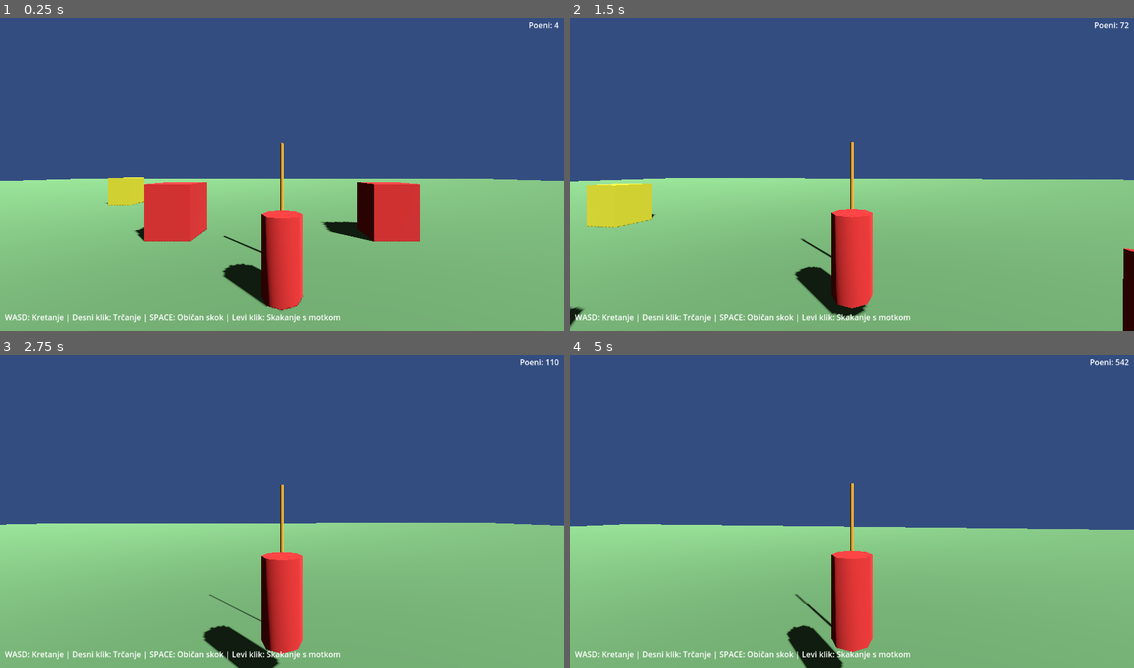
Above: before the commit, frames 1-4 (two rows, left to right).
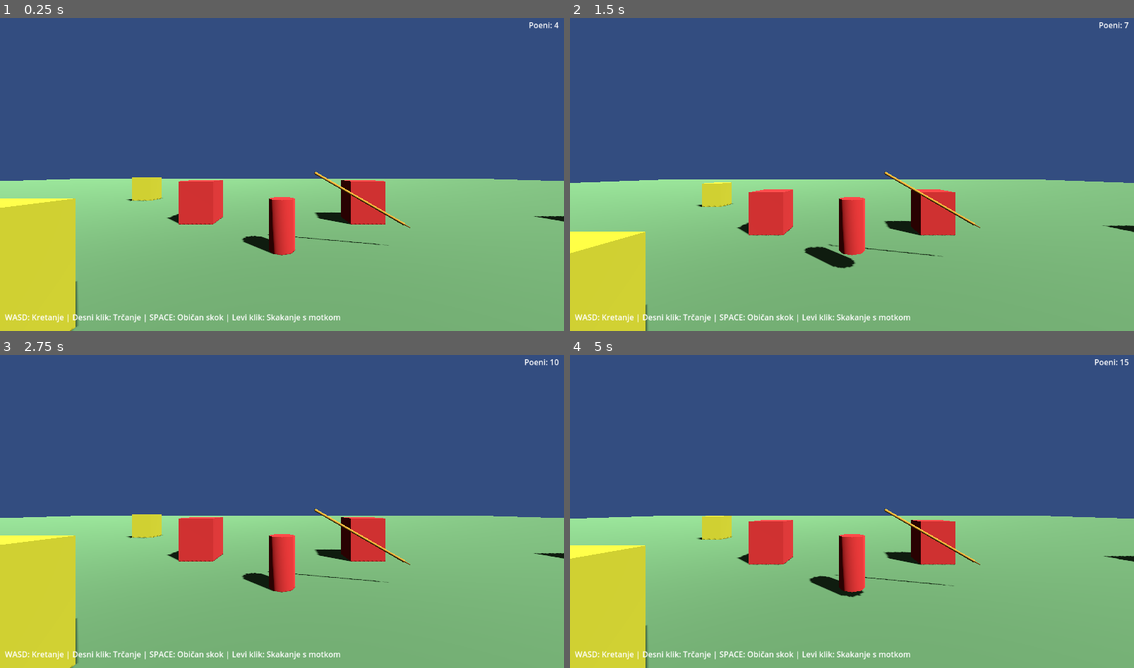
Above: after the commit, the same moments.

Repository: sgazz/YPV
Game: Godot game, scene res://scenes/Main.tscn
Two runs of this game, one before a commit and one after it. Both use one fixed random seed, a clock stepped at 60 frames per second and the inputs below.
Inputs (mouse positions are in pixels of both pictures, inside the frame that each line leads up to):
- Up to frame 1 (0.25 s): no input
- Up to frame 2 (1.5 s): tap Enter (jump) at 0.5, 0.77, 1.07 s; move the mouse to (880, 171) at 0.52 s; hold Right mouse button (run) 0.53-1.28 s; hold W (move_forward) from 0.53 s (still down); tap Space at 0.8, 1.35 s; move the mouse to (823, 174) at 1.27 s
- Up to frame 3 (2.75 s): keep holding W (move_forward); tap Enter (jump) at 1.52, 1.55, 1.82, 2.1 s; move the mouse to (293, 505) at 2.02 s; press the mouse at (293, 505) at 2.03 s
- Up to frame 4 (5 s): keep holding W (move_forward); move the mouse to (846, 514) at 2.77 s; release the mouse at (846, 514) at 2.78 s; click (846, 514) at 2.85 s; tap Enter (jump) at 3.02, 3.32, 3.77, 4.07, 4.52, 4.55, 4.82 s; right-click (846, 514) at 3.05 s; move the mouse to (891, 514) at 3.52 s; hold Right mouse button (run) 3.53-4.28 s; tap Space at 3.8, 4.35 s; move the mouse to (806, 505) at 4.27 s

The runs differ from the first frame. In frame 1, 14% of the frame differs, in the area x 0-100%, y 39-100%; in frame 2, 13%; in frame 3, 14%; in frame 4, 15%, in the area x 0-100%, y 1-100%.

Commit message:
Implementirana realistična 2D side-view mehanika skoka s motkom
- Dodana 2D side-view perspektiva sa kamerom iza igrača
- Implementirana jednostavna rotacija motke oko Z osi (60° do -80°)
- Popravljena pozicija motke ispred igrača (X=3)
- Dodan reset motke u početni položaj pre i nakon skoka
- Dodane 2D platforme na različitim X pozicijama
- Uklonjena 3D rotacija kamere - fiksirana side-view perspektiva
- Dodani vizuelni efekti: savijanje motke i zelena boja za timing
- Ažurirana dokumentacija sa novim mehanikama

Diff:
--- a/scenes/Main.tscn
+++ b/scenes/Main.tscn
@@ -21,11 +21,11 @@
 [sub_resource type="BoxShape3D" id="BoxShape3D_2"]
 size = Vector3(2, 3, 2)
 
+[sub_resource type="StandardMaterial3D" id="StandardMaterial3D_4"]
+albedo_color = Color(0.8, 0.8, 0.2, 1)
+
 [sub_resource type="StandardMaterial3D" id="StandardMaterial3D_3"]
 albedo_color = Color(0.2, 0.2, 0.8, 1)
-
-[sub_resource type="StandardMaterial3D" id="StandardMaterial3D_4"]
-albedo_color = Color(0.8, 0.8, 0.2, 1)
 
 [sub_resource type="CapsuleShape3D" id="CapsuleShape3D_1"]
 
@@ -69,16 +69,6 @@
 material = SubResource("StandardMaterial3D_2")
 
 [node name="CollisionShape3D" type="CollisionShape3D" parent="Obstacles/Box1"]
-shape = SubResource("BoxShape3D_2")
-
-[node name="Box2" type="StaticBody3D" parent="Obstacles"]
-transform = Transform3D(1, 0, 0, 0, 1, 0, 0, 0, 1, 5, 1.5, 5)
-
-[node name="CSGBox3D" type="CSGBox3D" parent="Obstacles/Box2"]
-size = Vector3(2, 3, 2)
-material = SubResource("StandardMaterial3D_3")
-
-[node name="CollisionShape3D" type="CollisionShape3D" parent="Obstacles/Box2"]
 shape = SubResource("BoxShape3D_2")
 
 [node name="Box3" type="StaticBody3D" parent="Obstacles"]
@@ -151,7 +141,7 @@
 material = SubResource("StandardMaterial3D_2")
 
 [node name="Pole" type="Node3D" parent="Player"]
-transform = Transform3D(1, 0, 0, 0, 1, 0, 0, 0, 1, 0, 1, -2)
+transform = Transform3D(1, 0, 0, 0, 1, 0, 0, 0, 1, 0, 1, 3)
 
 [node name="PoleMesh" type="CSGCylinder3D" parent="Player/Pole"]
 radius = 0.05
@@ -171,7 +161,7 @@
 material = SubResource("StandardMaterial3D_6")
 
 [node name="Camera3D" type="Camera3D" parent="Player"]
-transform = Transform3D(1, 0, 0, 0, 1, 0, 0, 0, 1, 0, 2, 5)
+transform = Transform3D(1, 0, 0, 0, 1, 0, 0, 0, 1, 0, 2, 8)
 current = true
 
 [node name="UI" type="Control" parent="."]
--- a/scripts/Main.gd
+++ b/scripts/Main.gd
@@ -5,66 +5,66 @@
 @onready var score_label = $UI/ScoreLabel
 @onready var pole = $Player/Pole
 
-var player_speed = 5.0
-var jump_force = 10.0
+# Podešavanja kretanja
+@export var walk_speed: float = 5.0
+@export var run_speed: float = 10.0
+@export var gravity: float = -20.0
+@export var vault_power: float = 12.0
+@export var pole_rotate_speed: float = 120.0
+
+# Stanja
+var is_vaulting = false
+var pole_angle = 60.0  # Promenjen smer - pozitivan ugao za side-view
 var mouse_sensitivity = 0.002
 var camera_rotation = 0.0
 var score = 0
 var last_position = Vector3.ZERO
 
-# Pole vaulting variables
-var pole_vault_speed = 15.0
-var pole_vault_height = 8.0
-var is_pole_vaulting = false
-var pole_vault_start_pos = Vector3.ZERO
-var pole_vault_target = Vector3.ZERO
-var pole_vault_progress = 0.0
-var running_speed = 0.0
-var is_running = false
-
-# Pole animation variables
-var pole_plant_progress = 0.0
-var is_pole_planting = false
-var pole_plant_start_pos = Vector3.ZERO
-var pole_plant_target_pos = Vector3.ZERO
-var pole_bend_amount = 0.0
-var pole_original_length = 4.0
-
-# Pole flexibility variables
-var pole_flexibility = 0.8  # Koeficijent savitljivosti (0-1)
-var pole_compression = 0.0  # Stepen kompresije motke
-var pole_elastic_force = 0.0  # Elastična sila motke
-var pole_ground_contact = false  # Da li motka dodiruje zemlju
+# Debug varijable
+var show_timing_indicator = true
+var timing_indicator_color = Color.GREEN
 
 func _ready():
 	Input.mouse_mode = Input.MOUSE_MODE_CAPTURED
 	last_position = player.global_position
 	update_score_display()
 
-	# Konfigurišemo CharacterBody3D za bolje skakanje
+	# Konfigurišemo CharacterBody3D
 	player.floor_max_angle = 0.785398  # 45 stepeni
 	player.floor_snap_length = 0.3
 	player.floor_block_on_wall = true
 
-	# Osiguravamo da je motka u pravilnoj poziciji
-	pole.position = Vector3(0, 1, -2)
-	pole.rotation = Vector3.ZERO
+	# Postavljamo početnu poziciju motke
+	pole.position = Vector3(3, 1, 0)  # Pomeramo motku 3 jedinice ispred igrača (X osa)
+	pole.rotation_degrees = Vector3(0, 0, pole_angle)  # Rotacija oko Z osi za side-view
 	pole.scale = Vector3(1, 1, 1)
 
-	# Resetujemo varijable za savitljivost
-	pole_compression = 0.0
-	pole_elastic_force = 0.0
-	pole_ground_contact = false
+	# Osiguravamo da je motka vidljiva
+	pole.visible = true
+	pole.get_node("PoleMesh").visible = true
+	pole.get_node("PoleTip").visible = true
+
+	# Postavljamo side-view kameru
+	setup_side_view_camera()
+
+	print("XOArena3D: Igra je uspešno inicijalizovana")
+	print("XOArena3D: Motka je postavljena na poziciju: ", pole.position)
+	print("XOArena3D: Motka je vidljiva: ", pole.visible)
+	print("XOArena3D: Kamera je na poziciji: ", camera.global_position)
+	print("XOArena3D: Udaljenost motke od kamere: ", pole.global_position.distance_to(camera.global_position))
+	print("XOArena3D: Pole angle: ", pole_angle)
+	print("XOArena3D: Pole rotation: ", pole.rotation_degrees)
 
 func _input(event):
-	if event is InputEventMouseMotion:
-		# Rotacija kamere levo-desno
-		player.rotate_y(-event.relative.x * mouse_sensitivity)
-
-		# Rotacija kamere gore-dole
-		camera_rotation -= event.relative.y * mouse_sensitivity
-		camera_rotation = clamp(camera_rotation, -PI/2, PI/2)
-		camera.rotation.x = camera_rotation
+	# Uklanjamo rotaciju kamere jer je sada side-view
+	# if event is InputEventMouseMotion:
+	# 	# Rotacija kamere levo-desno
+	# 	player.rotate_y(-event.relative.x * mouse_sensitivity)
+	#
+	# 	# Rotacija kamere gore-dole
+	# 	camera_rotation -= event.relative.y * mouse_sensitivity
+	# 	camera_rotation = clamp(camera_rotation, -PI/2, PI/2)
+	# 	camera.rotation.x = camera_rotation
 
 	if event.is_action_pressed("ui_cancel"):
 		if Input.mouse_mode == Input.MOUSE_MODE_CAPTURED:
@@ -73,59 +73,25 @@
 			Input.mouse_mode = Input.MOUSE_MODE_CAPTURED
 
 func _physics_process(delta):
-	if is_pole_planting:
-		handle_pole_plant(delta)
-		return
-	elif is_pole_vaulting:
-		handle_pole_vault(delta)
-		return
-
-	var input_dir = Vector3.ZERO
-
-	# Trčanje - desni klik miša
-	is_running = Input.is_action_pressed("run")
-	var current_speed = player_speed * (2.0 if is_running else 1.0)
-
-	if Input.is_action_pressed("ui_left") or Input.is_action_pressed("move_left"):
-		input_dir.x -= 1
-	if Input.is_action_pressed("ui_right") or Input.is_action_pressed("move_right"):
-		input_dir.x += 1
-	if Input.is_action_pressed("ui_up") or Input.is_action_pressed("move_forward"):
-		input_dir.z -= 1
-	if Input.is_action_pressed("ui_down") or Input.is_action_pressed("move_backward"):
-		input_dir.z += 1
-
-	# Normalizujemo input vektor
-	if input_dir.length() > 0:
-		input_dir = input_dir.normalized()
-		running_speed = input_dir.length() * current_speed
+	if not is_vaulting:
+		handle_movement()
+
+		# Sprint check
+		if is_moving() and Input.is_action_pressed("run"):
+			# Vault check (RMB + LMB)
+			if Input.is_action_pressed("jump_mouse"):
+				start_vault()
+		# Normal jump
+		elif Input.is_action_just_pressed("ui_accept") or Input.is_action_just_pressed("jump") or Input.is_key_pressed(KEY_SPACE):
+			if player.is_on_floor():
+				player.velocity.y = vault_power * 0.5  # Manji skok
+				print("XOArena3D: Normal jump executed")
 	else:
-		running_speed = 0.0
-
-	# Rotiramo input u odnosu na rotaciju igrača
-	var rotated_input = player.transform.basis * input_dir
-
-	# Postavljamo brzinu igrača
-	player.velocity.x = rotated_input.x * current_speed
-	player.velocity.z = rotated_input.z * current_speed
-
-	# Skakanje - SPACE za običan skok, levi klik miša za skakanje s motkom
-	var normal_jump = Input.is_action_just_pressed("ui_accept") or Input.is_action_just_pressed("jump") or Input.is_key_pressed(KEY_SPACE)
-	var pole_vault_jump = Input.is_action_just_pressed("jump_mouse")
-
-	if normal_jump and player.is_on_floor():
-		# Običan skok
-		player.velocity.y = jump_force
-	elif pole_vault_jump and player.is_on_floor() and running_speed > 3.0:
-		# Skakanje s motkom
-		start_pole_vault()
-	elif pole_vault_jump and player.is_on_floor():
-		# Pokušaj skakanja s motkom bez dovoljne brzine
-		player.velocity.y = jump_force * 0.5  # Manji skok
-
-	# Primena gravitacije
+		perform_vault(delta)
+
+	# Gravitacija
 	if not player.is_on_floor():
-		player.velocity.y -= 20.0 * delta
+		player.velocity.y += gravity * delta
 
 	player.move_and_slide()
 
@@ -136,9 +102,85 @@
 		update_score_display()
 	last_position = player.global_position
 
-	# Proveravamo da li je igrač pao sa platforme (veća platforma)
+	# Proveravamo da li je igrač pao sa platforme
 	if player.global_position.y < -10:
 		reset_player_position()
+
+func handle_movement():
+	var dir = Vector3.ZERO
+	# Samo levo-desno kretanje (X osa)
+	dir.x = Input.get_axis("ui_left", "ui_right")
+	# dir.z = Input.get_axis("ui_up", "ui_down")  # Uklanjamo Z kretanje
+	dir = dir.normalized()
+
+	var speed = walk_speed
+	if Input.is_action_pressed("run"):
+		speed = run_speed
+
+	# Uklanjamo rotaciju input-a jer se igrač ne rotira u side-view
+	# var rotated_input = player.transform.basis * dir
+
+	player.velocity.x = dir.x * speed
+	player.velocity.z = 0.0  # Fiksiramo Z poziciju
+
+func is_moving() -> bool:
+	return Input.get_axis("ui_left", "ui_right") != 0  # Samo X kretanje
+
+func start_vault():
+	if not player.is_on_floor():
+		return
+
+	is_vaulting = true
+	player.velocity.x *= 0.5
+	# player.velocity.z *= 0.5  # Uklanjamo jer je Z fiksiran
+
+	# Resetujemo motku u početni položaj pre skoka
+	pole.position = Vector3(3, 1, 0)  # Osiguravamo da je motka ispred igrača
+	pole_angle = 60.0
+	pole.rotation_degrees = Vector3(0, 0, pole_angle)
+	pole.scale = Vector3(1, 1, 1)  # Resetujemo scale
+
+	print("XOArena3D: Starting vault - angle: ", pole_angle)
+	print("XOArena3D: Pole reset to position: ", pole.position)
+
+func perform_vault(delta):
+	pole_angle -= pole_rotate_speed * delta  # Rotiramo u suprotnom smeru
+	pole.rotation_degrees = Vector3(0, 0, pole_angle)
+
+	# Vizuelni efekti tokom skakanja
+	update_pole_visual_effects()
+
+	if pole_angle <= -80.0:  # Promenjen uslov za side-view
+		player.velocity.y = vault_power
+		is_vaulting = false
+
+		# Resetujemo motku u početni položaj
+		pole.rotation_degrees = Vector3(0, 0, 60.0)  # Resetujemo na početni ugao 60°
+		pole.position = Vector3(3, 1, 0)  # Osiguravamo da je motka ispred igrača (X osa)
+		pole.scale = Vector3(1, 1, 1)
+
+		# Bonus poeni
+		var bonus_points = 200
+		score += bonus_points
+		update_score_display()
+
+		print("XOArena3D: Vault completed - bonus: ", bonus_points)
+		print("XOArena3D: Pole reset after vault to position: ", pole.position)
+
+func update_pole_visual_effects():
+	# Simuliramo savijanje motke tokom rotacije
+	var bend_amount = sin(deg_to_rad(pole_angle)) * 0.3
+	var compression_scale = 1.0 - abs(sin(deg_to_rad(pole_angle))) * 0.2
+
+	# Kombinujemo savijanje i kompresiju
+	var final_scale = Vector3(1.0 + bend_amount, compression_scale, 1.0 + bend_amount)
+	pole.scale = final_scale
+
+	# Timing indikator - zelena boja za optimalan timing
+	if show_timing_indicator and pole_angle <= -70.0 and pole_angle >= -85.0:  # Promenjen uslov za side-view
+		pole.get_node("PoleMesh").material.albedo_color = timing_indicator_color
+	else:
+		pole.get_node("PoleMesh").material.albedo_color = Color(0.8, 0.6, 0.2, 1.0)
 
 func update_score_display():
 	score_label.text = "Poeni: " + str(score)
@@ -148,121 +190,65 @@
 	player.velocity = Vector3.ZERO
 
 	# Resetujemo motku ako je u animaciji
-	if is_pole_planting or is_pole_vaulting:
-		is_pole_planting = false
-		is_pole_vaulting = false
-		pole.rotation.x = 0.0
-		pole.rotation.z = 0.0
-		pole.rotation.y = 0.0
-		pole.position = Vector3(0, 1, -2)
+	if is_vaulting:
+		print("XOArena3D: Resetting pole from vault state")
+		is_vaulting = false
+		pole.rotation_degrees = Vector3(0, 0, 60.0)  # Resetujemo na početni ugao 60°
+		pole.position = Vector3(3, 1, 0)  # Pomeramo motku 3 jedinice ispred igrača (X osa)
 		pole.scale = Vector3(1, 1, 1)
-		pole_bend_amount = 0.0
-		pole_compression = 0.0
-		pole_elastic_force = 0.0
-		pole_ground_contact = false
+
+		# Osiguravamo da je motka vidljiva nakon reset-a
+		pole.visible = true
+		pole.get_node("PoleMesh").visible = true
+		pole.get_node("PoleTip").visible = true
+		print("XOArena3D: Pole reset completed")
 
 	score = max(0, score - 100)  # Gubimo 100 poena za pad
 	update_score_display()
 
-func start_pole_vault():
-	# Započinjemo sa zabijanjem motke
-	is_pole_planting = true
-	pole_plant_progress = 0.0
-	pole_plant_start_pos = pole.position
-	pole_plant_target_pos = pole.position + Vector3(0, -2, 0)  # Zabijamo u zemlju
-
-	# Rotiramo motku za zabijanje
-	pole.rotation.x = -PI/3  # 60 stepeni napred
-
-func handle_pole_plant(delta):
-	pole_plant_progress += delta * 3.0  # Brzina zabijanja
-
-	# Proveravamo da li motka dodiruje zemlju
-	var pole_tip_y = pole.global_position.y - 2.0  # Pozicija vrha motke
-	pole_ground_contact = pole_tip_y <= 0.5  # Dodiruje zemlju
-
-	if pole_ground_contact:
-		# Simuliramo kompresiju motke
-		pole_compression = min(pole_compression + delta * 2.0, pole_flexibility)
-		pole_elastic_force = pole_compression * 5.0  # Elastična sila
-	else:
-		# Motka se oporavlja
-		pole_compression = max(pole_compression - delta * 1.0, 0.0)
-		pole_elastic_force = 0.0
-
-	if pole_plant_progress >= 1.0:
-		# Završavamo zabijanje i počinjemo skakanje
-		is_pole_planting = false
-		is_pole_vaulting = true
-		pole_vault_start_pos = player.global_position
-		pole_vault_target = player.global_position + player.transform.basis.z * -pole_vault_speed
-		pole_vault_progress = 0.0
-		pole_bend_amount = 0.0
-		pole_compression = 0.0
-		pole_elastic_force = 0.0
-		return
-
-	# Animacija zabijanja motke
-	var t = pole_plant_progress
-	var current_pole_pos = pole_plant_start_pos.lerp(pole_plant_target_pos, t)
-	pole.position = current_pole_pos
-
-	# Dodajemo savijanje motke tokom zabijanja
-	pole_bend_amount = t * 0.3 + pole_compression * 0.5  # Kombinujemo animaciju i kompresiju
-	update_pole_bend()
-
-func handle_pole_vault(delta):
-	pole_vault_progress += delta * 2.0  # Brzina animacije
-
-	if pole_vault_progress >= 1.0:
-		# Završavamo skakanje s motkom
-		is_pole_vaulting = false
-		pole.rotation.x = 0.0  # Vraćamo motku u normalnu poziciju
-		pole.rotation.z = 0.0  # Resetujemo rotaciju
-		pole.position = Vector3(0, 1, -2)  # Resetujemo poziciju motke
-		pole.scale = Vector3(1, 1, 1)  # Resetujemo scale
-		pole_bend_amount = 0.0
-		player.global_position = pole_vault_target
-		player.velocity = Vector3.ZERO
-		score += 200  # Bonus poeni za skakanje s motkom
-		update_score_display()
-		return
-
-	# Interpolacija pozicije
-	var t = pole_vault_progress
-	var current_pos = pole_vault_start_pos.lerp(pole_vault_target, t)
-
-	# Dodajemo paraboličnu putanju (visina)
-	var height_offset = sin(t * PI) * pole_vault_height
-	current_pos.y = pole_vault_start_pos.y + height_offset
-
-	# Dodajemo savijanje motke tokom skakanja
-	pole_bend_amount = sin(t * PI) * 0.5  # Maksimalno savijanje 50%
-	update_pole_bend()
-
-	player.global_position = current_pos
-
-func update_pole_bend():
-	# Simuliramo savijanje motke menjanjem scale-a i pozicije
-	var bend_scale = 1.0 + pole_bend_amount
-	var compression_scale = 1.0 - pole_compression * 0.3  # Kompresija skraćuje motku
-
-	# Kombinujemo savijanje i kompresiju
-	var final_scale = Vector3(bend_scale, compression_scale, bend_scale)
-	pole.scale = final_scale
-
-	# Dodajemo rotaciju za realističniji efekat
-	pole.rotation.z = pole_bend_amount * 0.2
-
-	# Dodajemo oscilaciju tokom kompresije
-	if pole_ground_contact and pole_compression > 0.1:
-		pole.rotation.y = sin(Time.get_ticks_msec() * 0.01) * pole_compression * 0.1
-
-	# Vizuelni indikator kompresije
-	if pole_compression > 0.2:
-		# Motka postaje crvenija tokom kompresije
-		var compression_color = Color(1.0, 1.0 - pole_compression, 1.0 - pole_compression, 1.0)
-		pole.get_node("PoleMesh").material.albedo_color = compression_color
-	else:
-		# Vraćamo originalnu boju
-		pole.get_node("PoleMesh").material.albedo_color = Color(0.8, 0.6, 0.2, 1.0)
+func setup_side_view_camera():
+	# Postavljamo kameru sa strane (side-view)
+	camera.position = Vector3(0, 2, 8)  # Kamera iza igrača, malo iznad
+	camera.rotation_degrees = Vector3(0, 0, 0)  # Gleda pravo napred
+	camera_rotation = 0.0  # Resetujemo rotaciju kamere
+
+	# Kreirajemo 2D platforme za side-view igru
+	create_2d_platforms()
+
+func create_2d_platforms():
+	# Dodajemo platforme na različitim X pozicijama za 2D side-view
+	var platform_positions = [
+		Vector3(10, 0, 0),
+		Vector3(20, 2, 0),
+		Vector3(30, 0, 0),
+		Vector3(40, 4, 0),
+		Vector3(50, 1, 0),
+		Vector3(60, 3, 0),
+		Vector3(70, 0, 0),
+		Vector3(80, 5, 0),
+		Vector3(90, 2, 0),
+		Vector3(100, 0, 0)
+	]
+
+	for i in range(platform_positions.size()):
+		var platform = create_platform(platform_positions[i], "Platform" + str(i))
+		get_node(".").add_child(platform)
+
+func create_platform(position: Vector3, name: String) -> StaticBody3D:
+	var platform = StaticBody3D.new()
+	platform.name = name
+	platform.position = position
+
+	var mesh = CSGBox3D.new()
+	mesh.size = Vector3(3, 1, 10)  # Široka platforma za side-view
+	mesh.material = StandardMaterial3D.new()
+	mesh.material.albedo_color = Color(0.4, 0.6, 0.4, 1)
+	platform.add_child(mesh)
+
+	var collision = CollisionShape3D.new()
+	var shape = BoxShape3D.new()
+	shape.size = Vector3(3, 1, 10)
+	collision.shape = shape
+	platform.add_child(collision)
+
+	return platform
Not shown, changed: README.md
